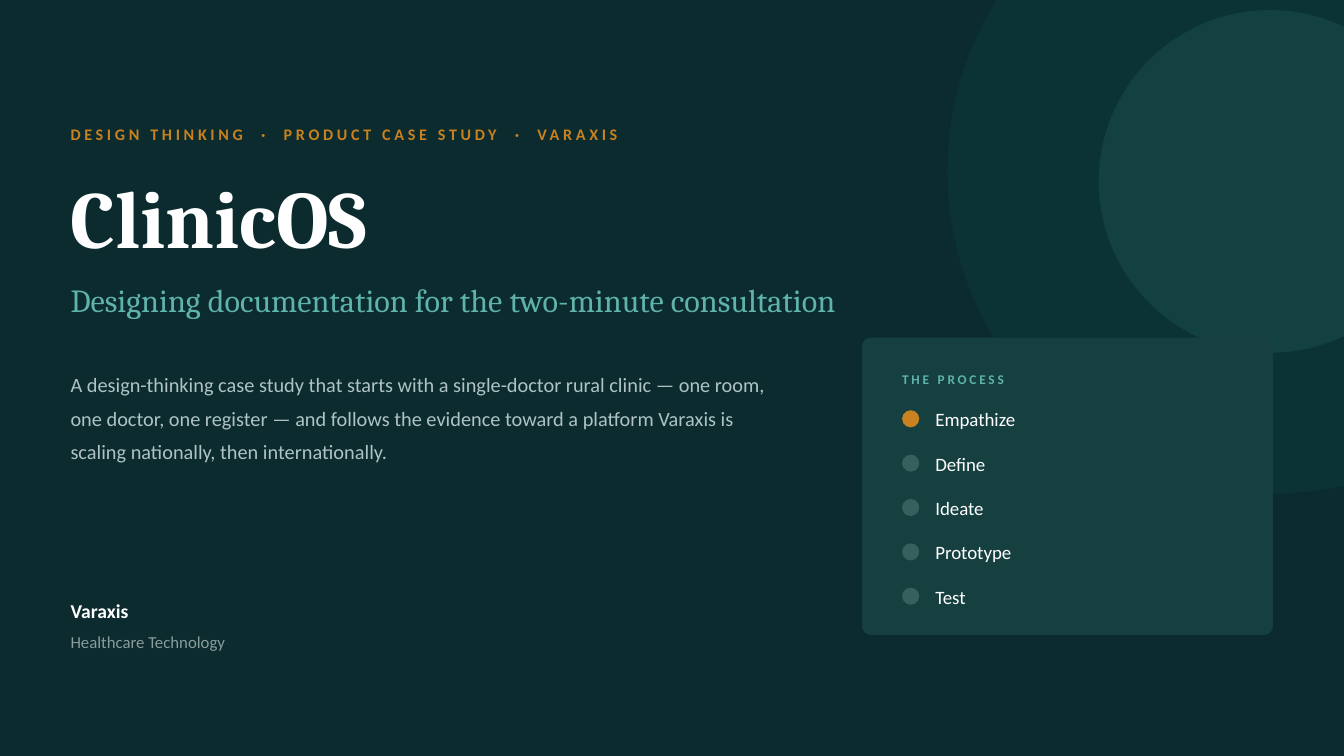
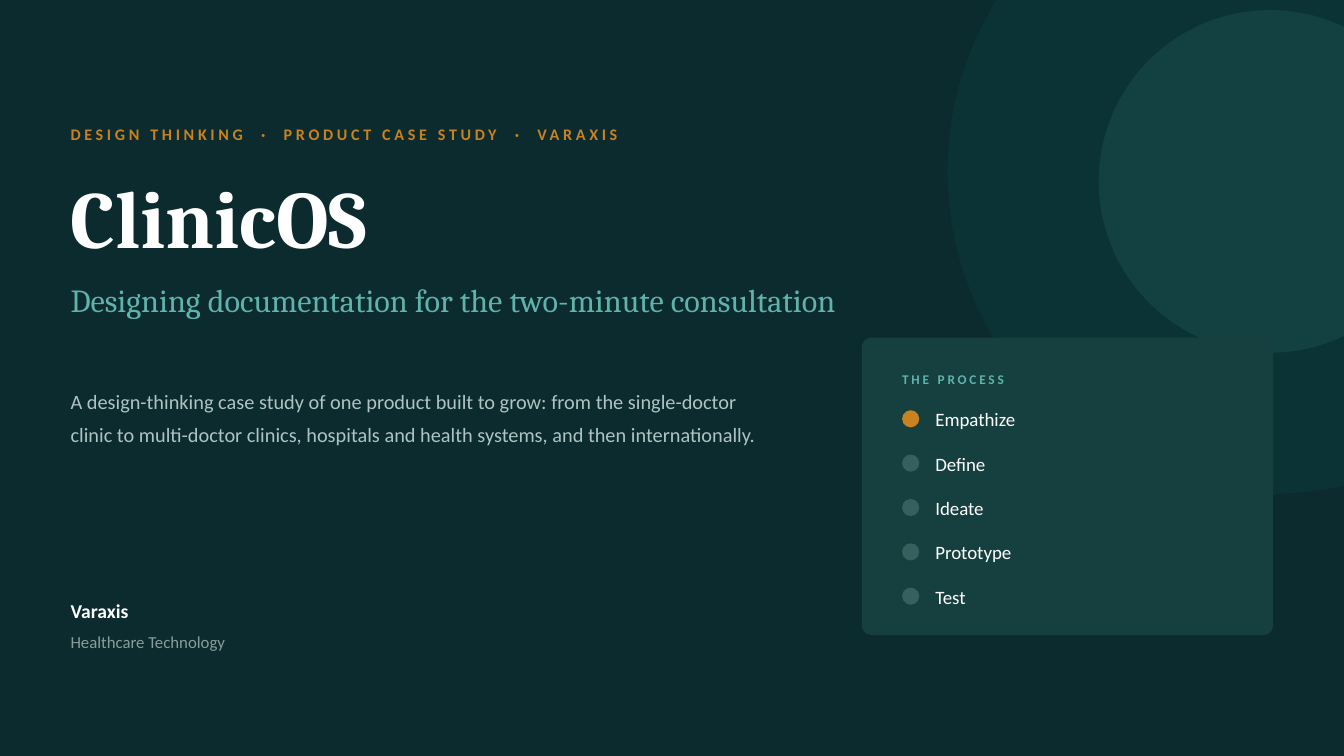
Before and after one commit to realishaanseal/clinicos, a slide deck: slide 1 of artifacts/ClinicOS_DesignThinking_Deck.pptx. Drawn at 1344x756 pixels with LibreOffice and Linux fonts; fonts in the diff are those of the drawing. Boxes give left, top, right and bottom in pixels: in the first picture for what was removed or moved away, otherwise in the second. Text is boxed around its words. In the diff, an @@ line names an element or a change of style, - is before the commit and + after.

```diff
--- a/artifacts/ClinicOS_DesignThinking_Deck.pptx
+++ b/artifacts/ClinicOS_DesignThinking_Deck.pptx
@@ text at <box>71,395,755,446</box>: text changed @@
-A design-thinking case study that starts with a single-doctor rural clinic — one room, one doctor, one register — and follows the evidence toward a platform Varaxis is scaling nationally, then internationally.
+A design-thinking case study of one product built to grow: from the single-doctor clinic to multi-doctor clinics, hospitals and health systems, and then internationally.
```
Also in this commit, not shown: 5 other slides changed, 2 other files.
